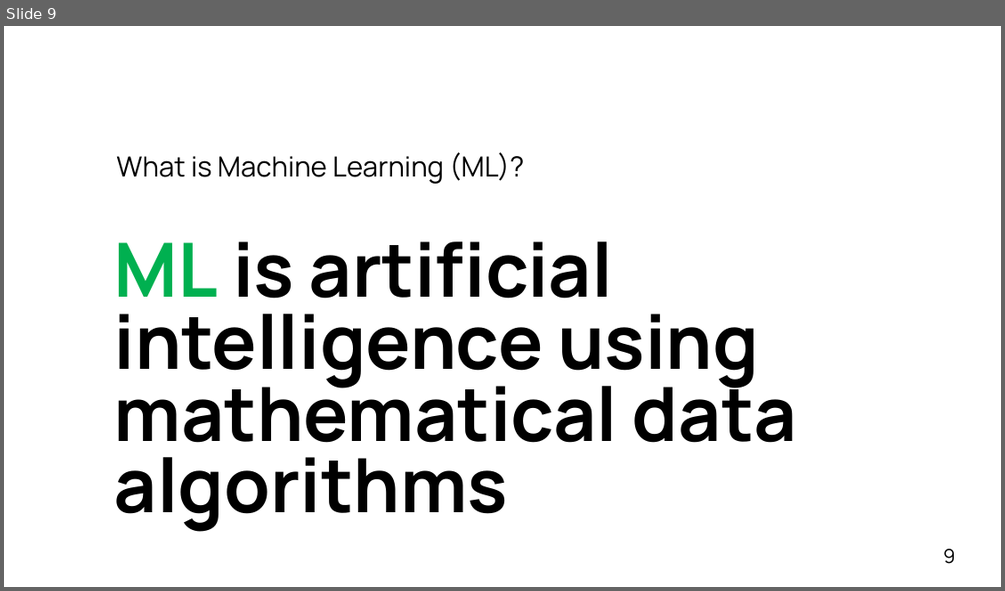
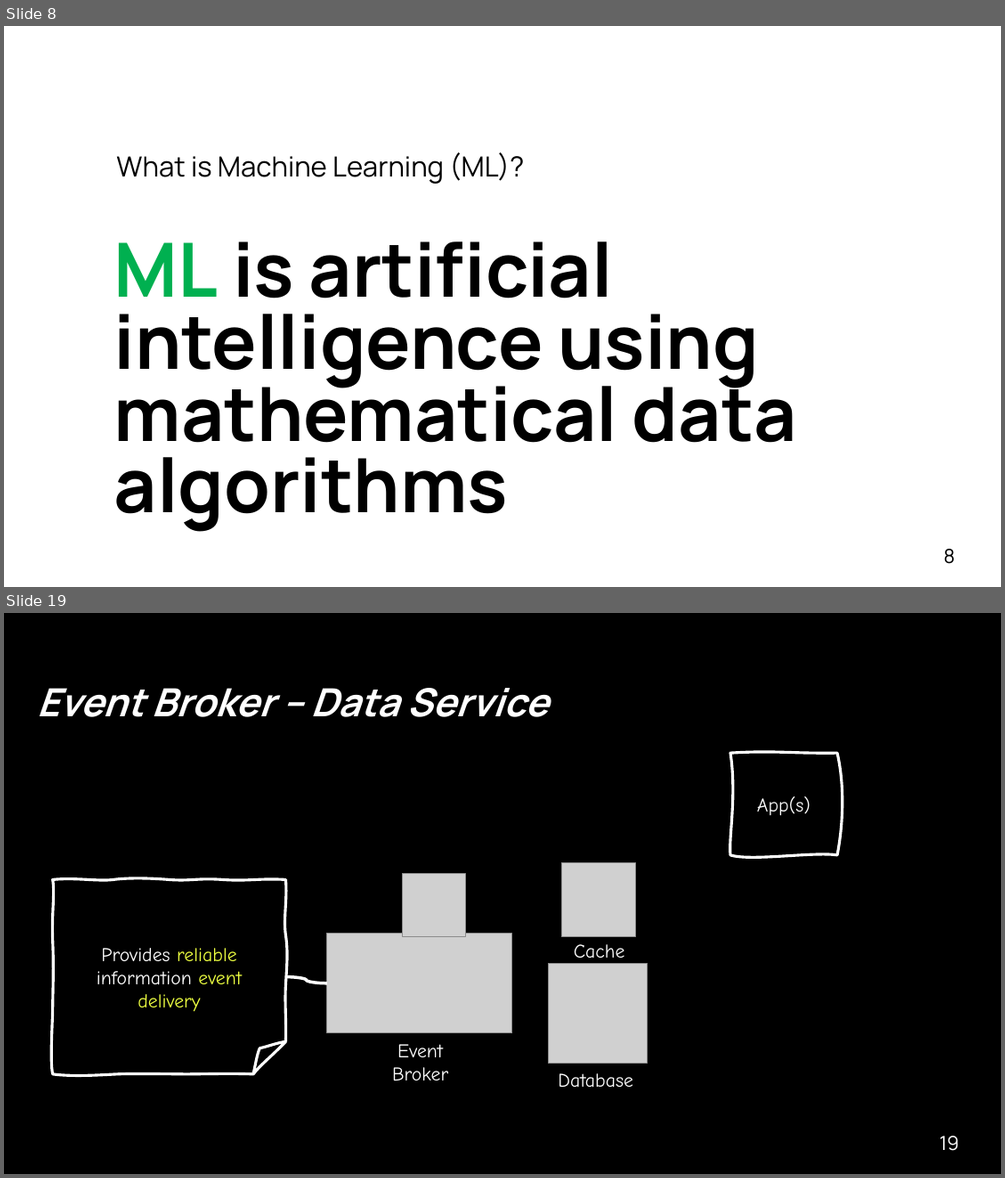
Before and after one commit to ggreen/real-time-AI-ML-event-streaming, a slide deck: docs/conferences/afrotech-realtime-ai-2024.pptx. Shown one above the other, each under a label of ours: slide 9 before the commit, slides 8 and 19 after it; the slides between them are not shown. The pictures are 1005x591 and 1005x1178 pixels, drawn with LibreOffice and Linux fonts; fonts in the diff are those of the drawing; grey boxes stand for pictures; background and template pictures are left out. Boxes give left, top, right and bottom in pixels: in the first picture for what was removed or moved away, otherwise in the second. Text is boxed around its words. In the diff, an @@ line names an element or a change of style, - is before the commit and + after.

```diff
--- a/docs/conferences/afrotech-realtime-ai-2024.pptx
+++ b/docs/conferences/afrotech-realtime-ai-2024.pptx
@@ slide 19 added at <box>4,613,1001,1174</box>, background #000000 @@
@@ text added at <box>37,688,548,717</box>, 28 pt, text #FFFFFF, bold, italic @@
+Event Broker – Data Service
@@ freeform shape added at <box>730,753,837,854</box>, outline #FFFFFF 2 pt, 14 pt, text #FFFFFF @@
+App(s)
@@ freeform shape added at <box>53,879,286,1073</box>, fill #000000, outline #FFFFFF 2 pt, 14 pt, text #EEFF41 @@
+Provides reliable information event delivery
@@ picture added at <box>402,873,464,936</box> @@
@@ picture added at <box>561,863,635,937</box> @@
@@ picture added at <box>327,933,512,1033</box> @@
@@ text added at <box>574,944,625,964</box>, 14 pt, text #FFFFFF @@
+Cache
@@ curved line added from (286, 977) to (327, 983), #FFFFFF 2.25 pt @@
@@ picture added at <box>549,963,648,1062</box> @@
@@ text added at <box>392,1044,448,1080</box>, 14 pt, text #FFFFFF @@
+Event
+Broker
@@ text added at <box>558,1073,633,1087</box>, 14 pt, text #FFFFFF @@
+Database
@@ page number added at <box>939,1135,959,1151</box>, 14 pt, text #FFFFFF @@
+19
@@ what was slide 9 is now slide 8 @@
@@ page number at <box>944,548,955,564</box>: text changed @@
-9
+8
```
Also in this commit, not shown: 1 slide changed, 17 other slides added, 2 slides removed, 10 other files.
